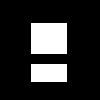
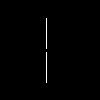
Layers edited between the first and the second (100, 100) image:
painted on "Background" over [left=31, top=18, right=67, bottom=83]
